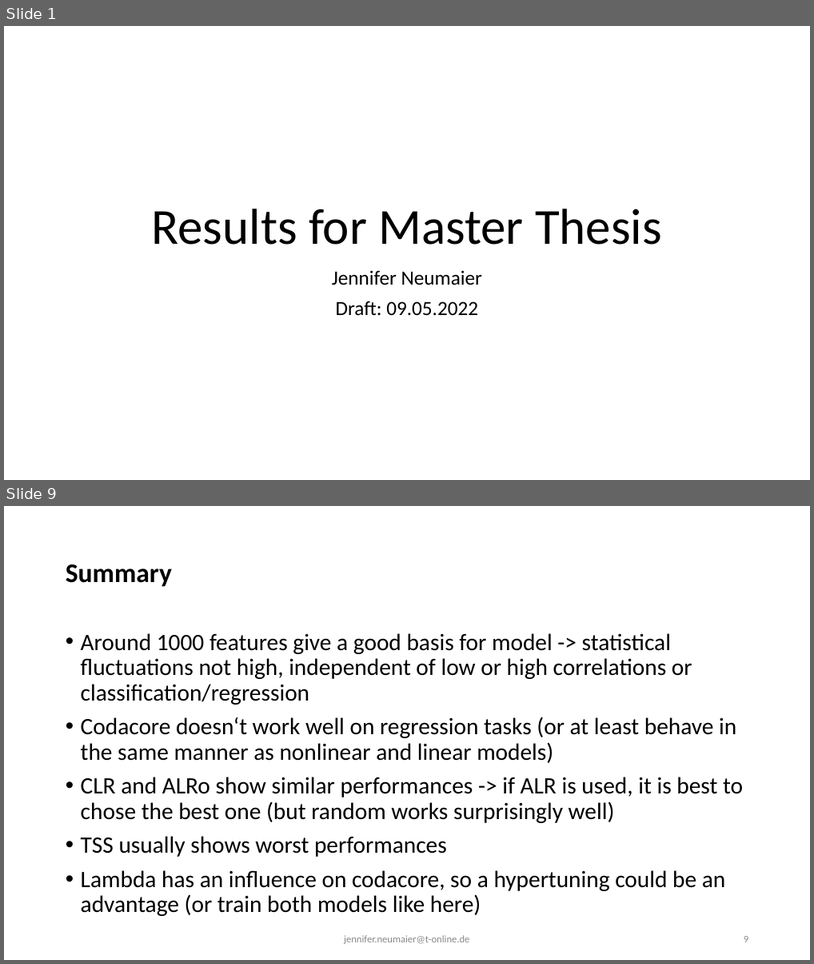
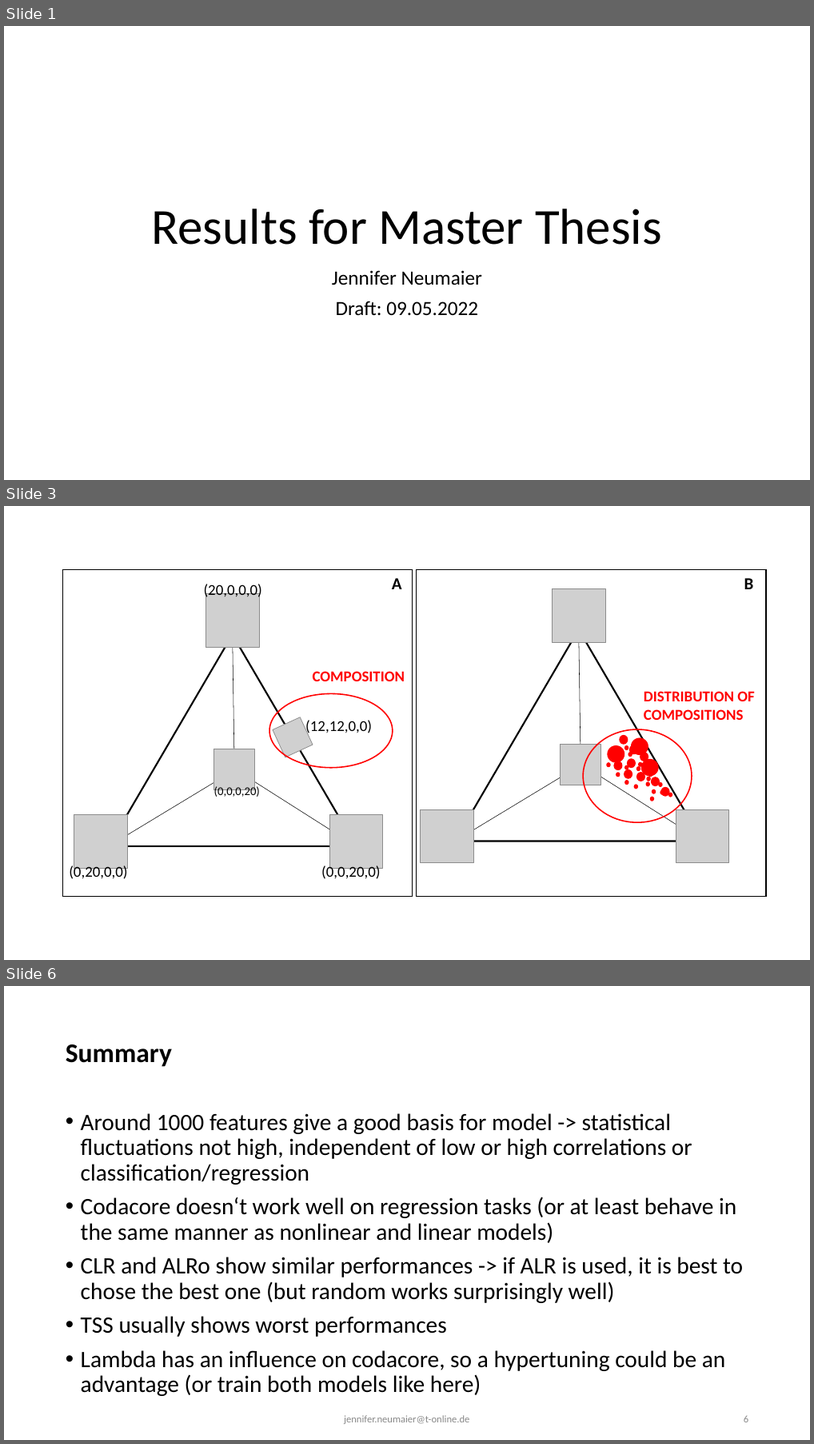
Before and after one commit to JenniferNeumaier/ml_coda, a slide deck: doc/Results for Master Thesis.odp. Shown one above the other, each under a label of ours: slides 1 and 9 before the commit, slides 1, 3 and 6 after it; the slides between them are not shown. The pictures are 814x964 and 814x1444 pixels, drawn with LibreOffice and Linux fonts; fonts in the diff are those of the drawing; grey boxes stand for pictures. Boxes give left, top, right and bottom in pixels: in the first picture for what was removed or moved away, otherwise in the second. Text is boxed around its words. In the diff, an @@ line names an element or a change of style, - is before the commit and + after.

```diff
--- a/doc/Results for Master Thesis.odp
+++ b/doc/Results for Master Thesis.odp
@@ slide 3 added at (4, 506, 810, 960), background #FFFFFF @@
@@ group added at (63, 569, 767, 896): 35 freeform shapes, 9 pictures, 9 texts, 6 lines @@
+(20,0,0,0)
+(0,20,0,0)
+(0,0,20,0)
+(0,0,0,20)
+(12,12,0,0)
+COMPOSITION
+DISTRIBUTION OF COMPOSITIONS
+A
+B
@@ what was slide 9 is now slide 6 @@
```
Also in this commit, not shown: 1 slide changed, 3 other slides added, 7 slides removed.
